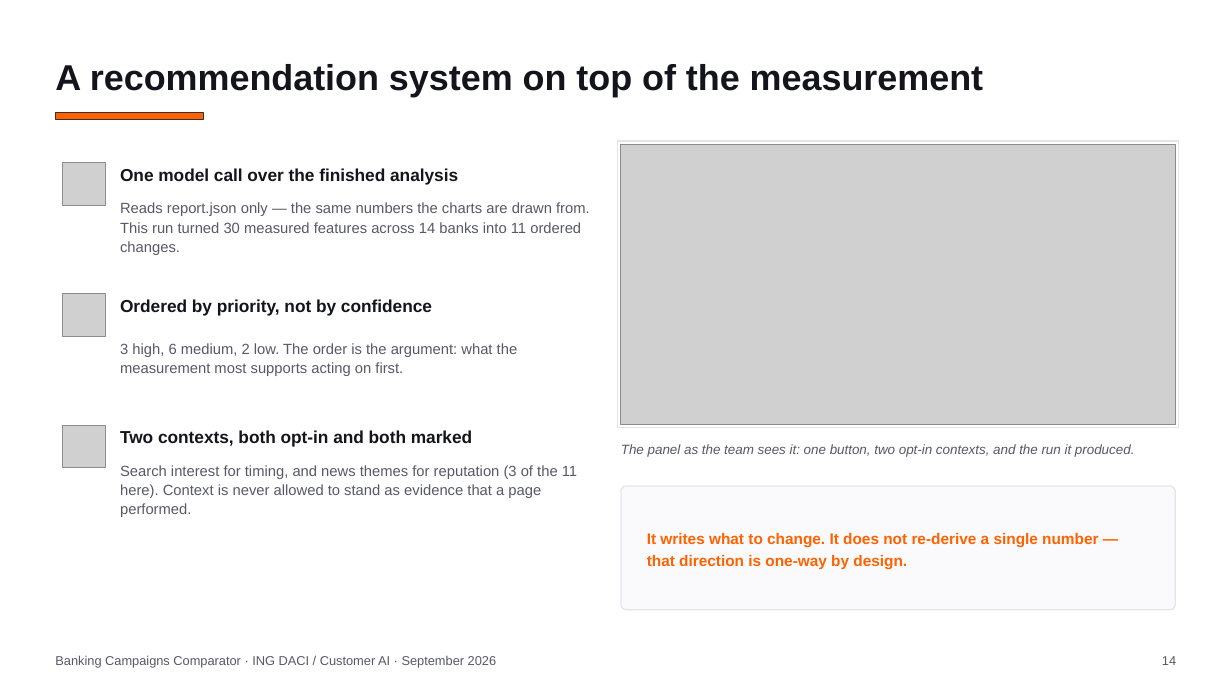
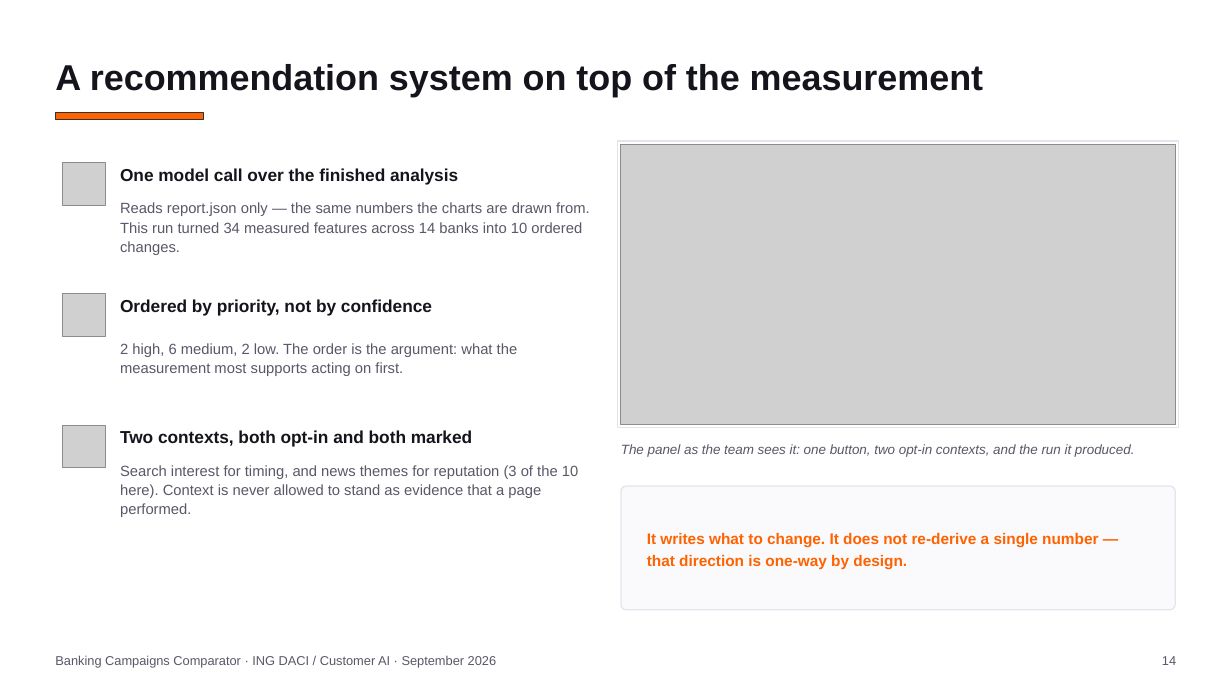
Before and after one commit to Siegried81/ing-usecase, a slide deck: slide 14 of docs/Banking_Campaigns_Comparator.pptx. Drawn at 1232x693 pixels with LibreOffice and Linux fonts; fonts in the diff are those of the drawing; grey boxes stand for pictures. Boxes give left, top, right and bottom in pixels: in the first picture for what was removed or moved away, otherwise in the second. Text is boxed around its words. In the diff, an @@ line names an element or a change of style, - is before the commit and + after.

```diff
--- a/docs/Banking_Campaigns_Comparator.pptx
+++ b/docs/Banking_Campaigns_Comparator.pptx
@@ text at [120,202,590,255]: text changed @@
-Reads report.json only — the same numbers the charts are drawn from. This run turned 30 measured features across 14 banks into 11 ordered changes.
+Reads report.json only — the same numbers the charts are drawn from. This run turned 34 measured features across 14 banks into 10 ordered changes.
@@ text at [120,343,518,376]: text changed @@
-3 high, 6 medium, 2 low. The order is the argument: what the measurement most supports acting on first.
+2 high, 6 medium, 2 low. The order is the argument: what the measurement most supports acting on first.
@@ text at [120,465,578,517]: text changed @@
-Search interest for timing, and news themes for reputation (3 of the 11 here). Context is never allowed to stand as evidence that a page performed.
+Search interest for timing, and news themes for reputation (3 of the 10 here). Context is never allowed to stand as evidence that a page performed.
```
Also in this commit, not shown: 3 other slides changed, 37 other files.
